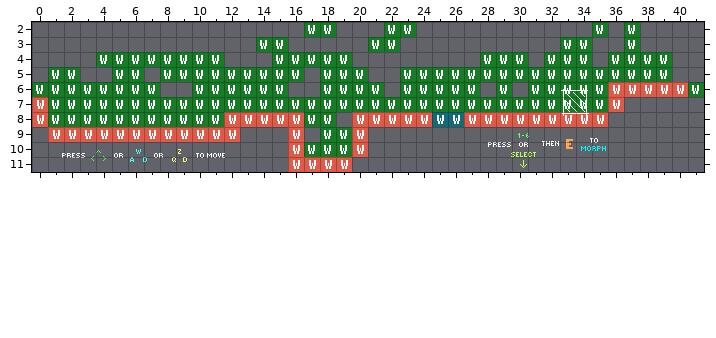
Level history. Tiled map (JSON): dev/media/data/levels/0.json. This is how it looked before the edit.
Cells are 16x15 px. Shown: x 0..41, y 2..11. The old version is drawn lined up with the new one.
Now the later version:
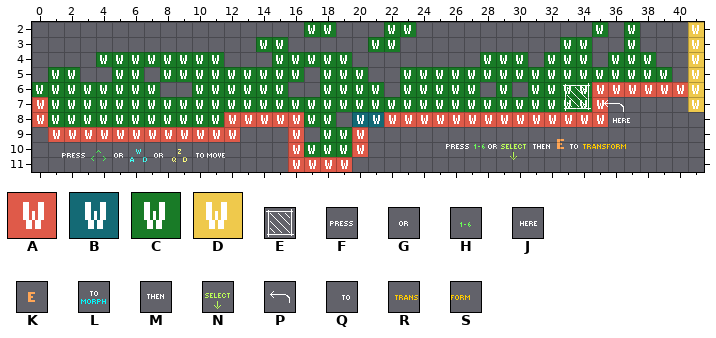
Key: from "definitions": A 0, B 1, C 2, D 3; from "info": E 0, F 1, G 6, H 9, J 15, K 16, L 17, M 18, N 19, P 22, Q 27, R 28, S 29.
_ is an empty cell, # one hidden under a higher layer, . an unchanged one.
Objects are placed by their top-left corner, in cells (3,4 is the top-left corner of cell 3,4); size is 1x1 cell unless given.
Tiles of an added or newly shown layer are drawn over the layers below it.
The exact change:
map size 42x12 -> 45x12 cells
--- layer "bg"
@@ x 39..39 @@
- 4 C
+ 4 _
@@ x 36..41 @@
- 6 .....C
- 7 #.....
+ 6 .....#
+ 7 _.....
--- layer "main"
@@ x 41..41 @@
- 2 _
+ 2 D
@@ x 20..41 @@
- 6 ..............._......
- 7 ..............._A...._
- 8 AA...BB...............
+ 6 ...............A......
+ 7 ...............A_....D
+ 8 BB...AA...............
--- layer "fg" (added)
@@ x 41..41 @@
- 3 _
- 4 _
- 5 _
- 6 _
+ 3 D
+ 4 D
+ 5 D
+ 6 D
--- layer "info"
-E at 33,6.3 size 1.9x2
+E at 33.1,6 size 1.9x2
+P at 35.4,6.6 size 1.9x2
+J at 35.9,7.5 size 1.9x2
-K at 32.7,9.1 size 1.9x2
+K at 32.1,9.1 size 1.9x2
-H at 29.8,8.5 size 1.9x2
+H at 27.1,9.2 size 1.9x2
-F at 28.3,9.1 size 1.9x2
+F at 25.7,9.3 size 1.9x2
-G at 29.8,9.1 size 1.9x2
+G at 27.9,9.3 size 1.9x2
+Q at 32.7,9.3 size 1.9x2
+S at 35.9,9.3 size 1.9x2
+R at 34.1,9.3 size 1.9x2
-M at 31.5,9.1 size 1.9x2
+M at 30.9,9.3 size 1.9x2
-N at 29.8,9.9 size 1.9x2
+N at 29.2,9.4 size 1.9x2
-L at 34.2,9.1 size 1.9x2
Changed places in both pictures, as pixel boxes (x1, y1, x2, y2):
changed: (688, 22, 704, 112)
removed: (656, 52, 672, 67)
changed: (432, 82, 630, 168)
changed: (352, 112, 384, 127)
